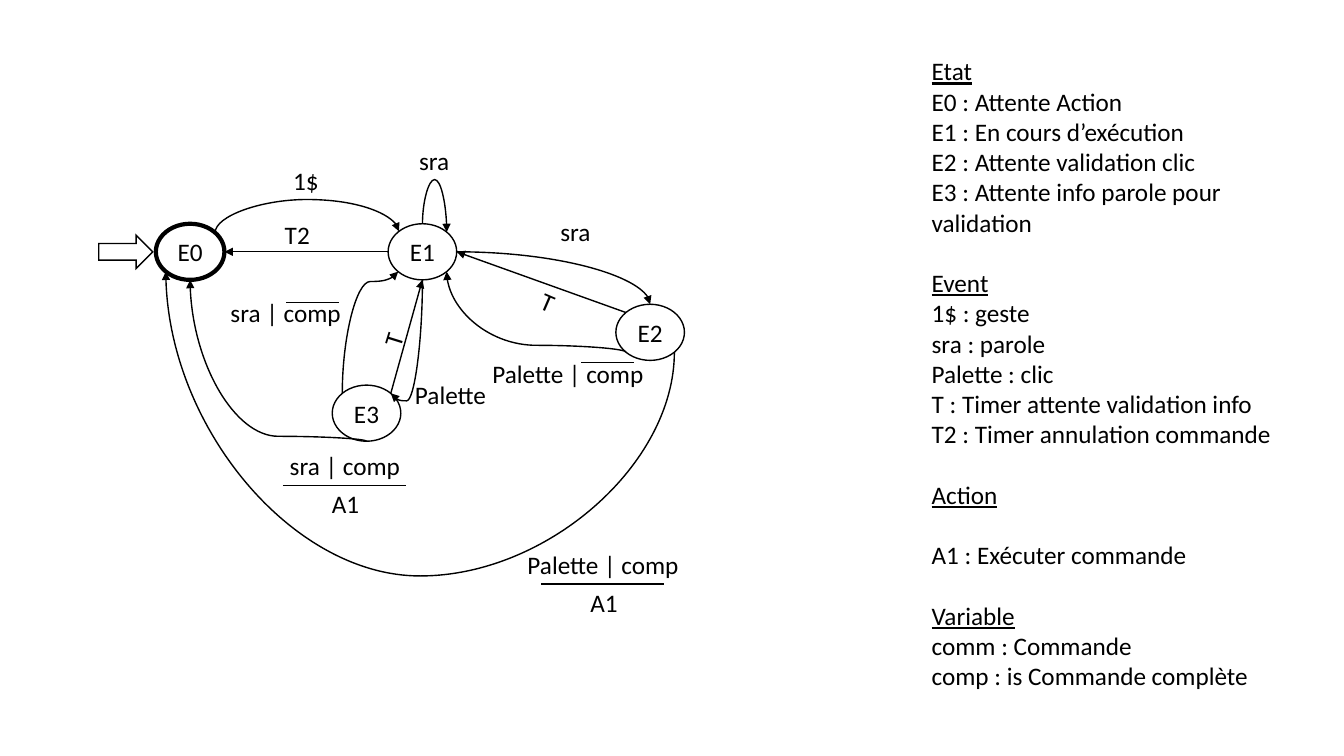
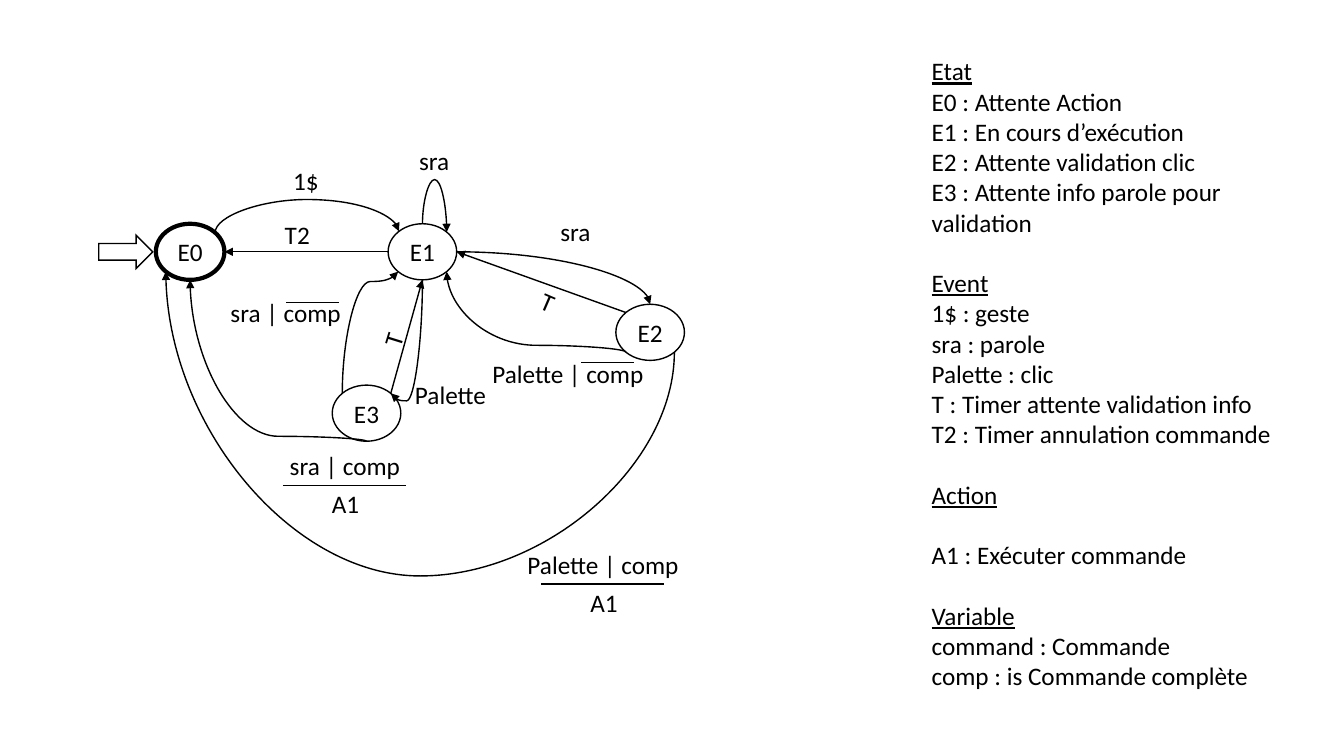
Before and after one commit to tbouete/IHM-Ivy, a slide deck: slide 1 of Concep/MachineEtat.pptx. Drawn at 1344x756 pixels with LibreOffice and Linux fonts; fonts in the diff are those of the drawing. Boxes give left, top, right and bottom in pixels: in the first picture for what was removed or moved away, otherwise in the second. Text is boxed around its words. In the diff, an @@ line names an element or a change of style, - is before the commit and + after.

```diff
--- a/Concep/MachineEtat.pptx
+++ b/Concep/MachineEtat.pptx
@@ text at (932, 637, 1170, 656): text changed @@
-comm : Commande
+command : Commande
```
Also in this commit, not shown: 1 other slide changed, 2 other files.
